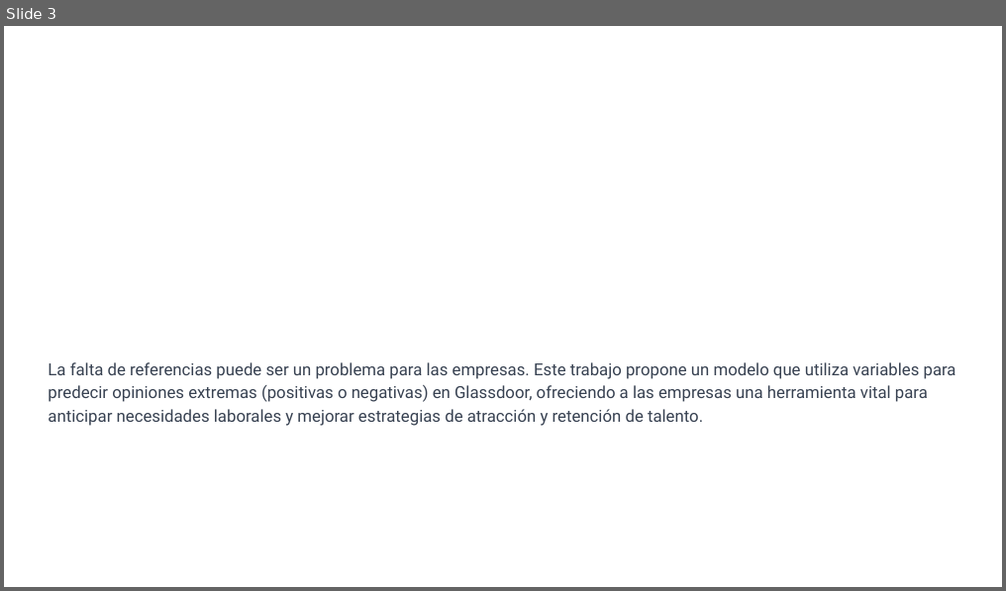
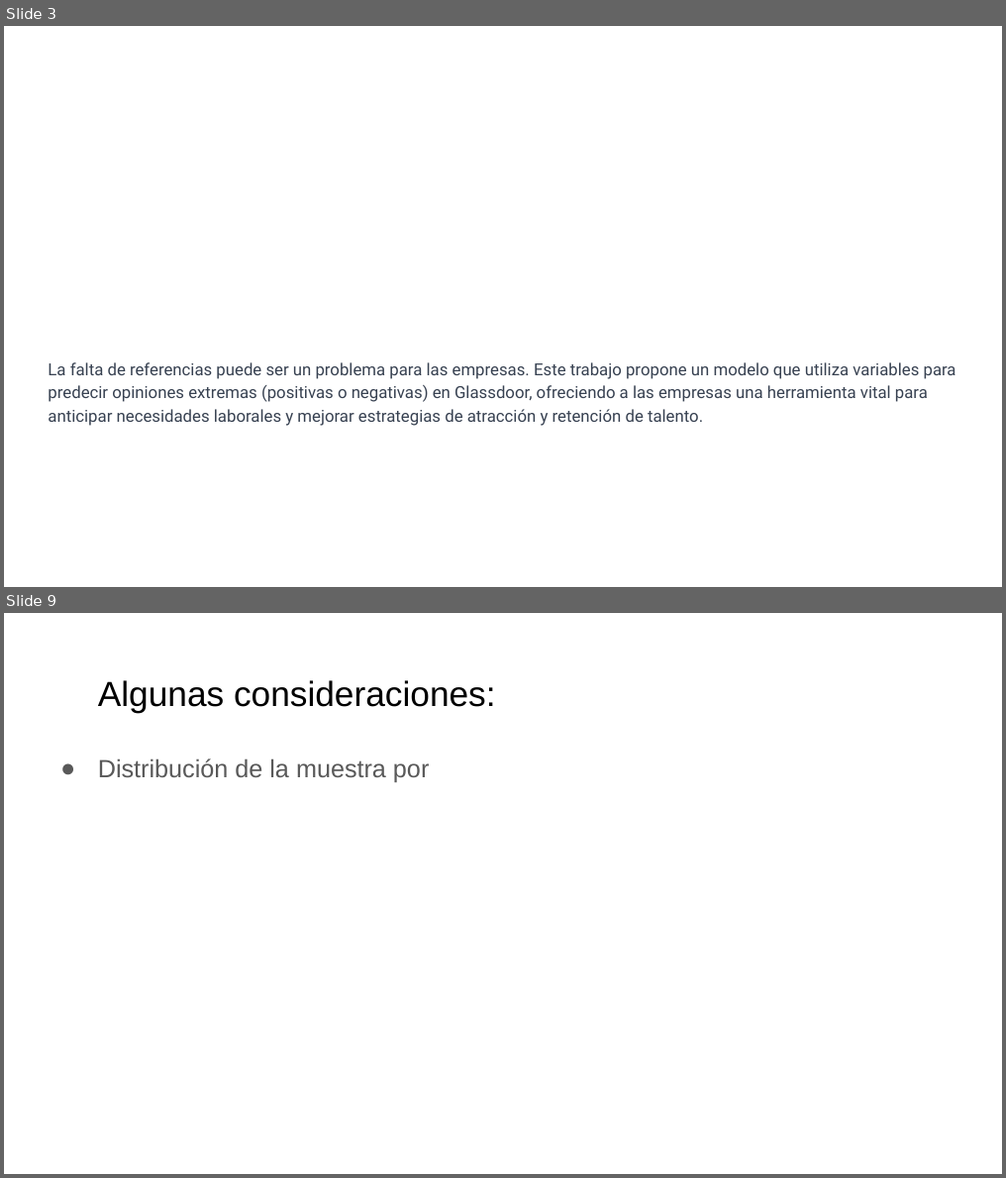
Before and after one commit to worldbp/Coderhouse-DS, a slide deck: Pre-Entrega Proyecto Final/Presentacion Pre-Entega Proyecto Final.pptx. Shown one above the other, each under a label of ours: slide 3 before the commit, slides 3 and 9 after it; the slides between them are not shown. The pictures are 1006x591 and 1006x1178 pixels, drawn with LibreOffice and Linux fonts; fonts in the diff are those of the drawing. Boxes give left, top, right and bottom in pixels: in the first picture for what was removed or moved away, otherwise in the second. Text is boxed around its words. In the diff, an @@ line names an element or a change of style, - is before the commit and + after.

```diff
--- a/Pre-Entrega Proyecto Final/Presentacion Pre-Entega Proyecto Final.pptx
+++ b/Pre-Entrega Proyecto Final/Presentacion Pre-Entega Proyecto Final.pptx
@@ slide 9 added at (x1=4, y1=613, x2=1002, y2=1174), background #FFFFFF @@
@@ title added at (x1=98, y1=680, x2=496, y2=712), 25.2 pt, text #000000 @@
+Algunas consideraciones:
@@ text added at (x1=98, y1=759, x2=429, y2=782), 18 pt, text #595959 @@
+● Distribución de la muestra por
```
Also in this commit, not shown: 22 other slides added.
